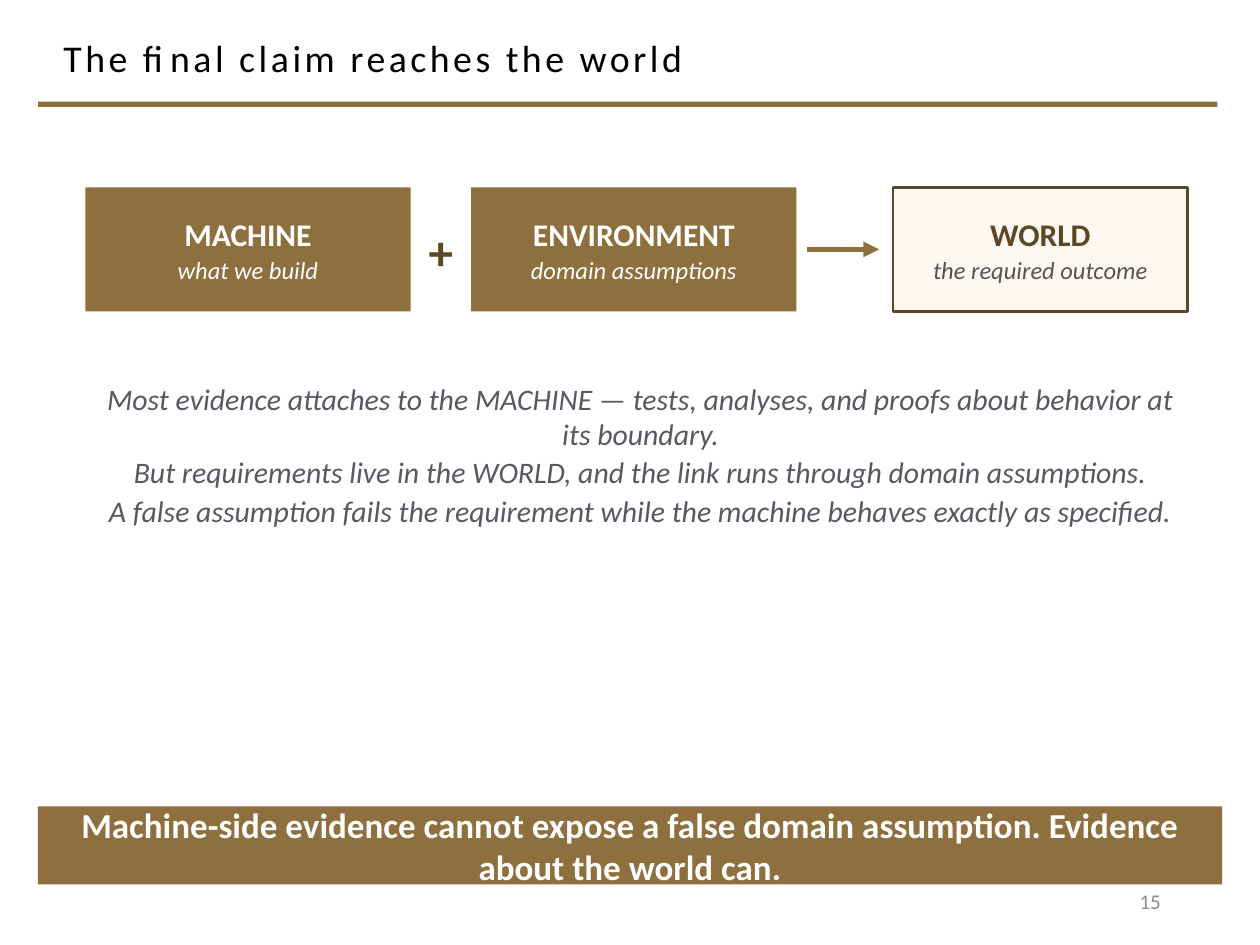
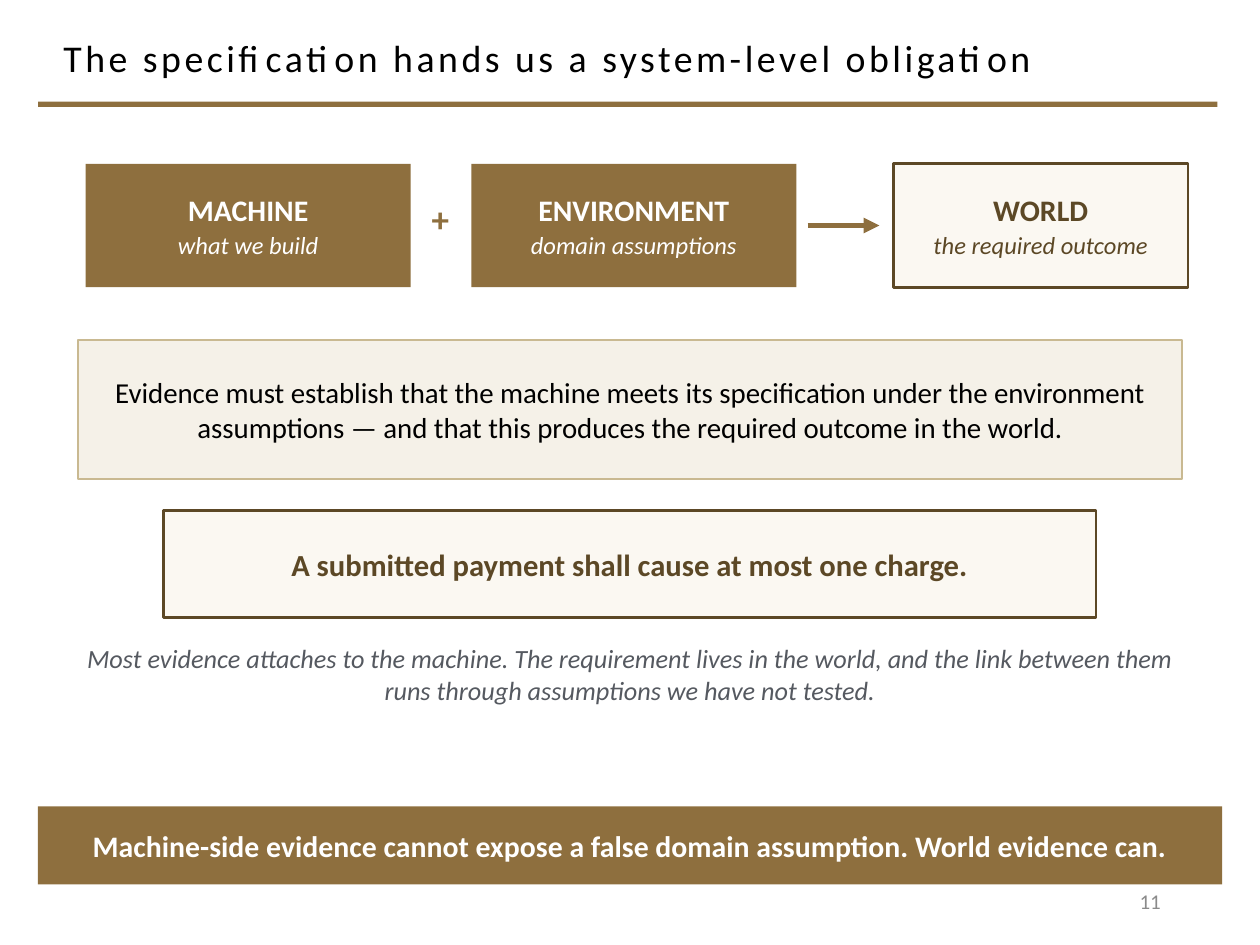
Before and after one commit to davisjam/model-based-agentic-software-engineering, a slide deck: slide 11 of course/lectures/act-1-foundations/08-validation/1-8-Validation.pptx (slide 15 before the commit). Drawn at 1260x945 pixels with LibreOffice and Linux fonts; fonts in the diff are those of the drawing; background and template pictures are left out. Boxes give left, top, right and bottom in pixels: in the first picture for what was removed or moved away, otherwise in the second. Text is boxed around its words. In the diff, an @@ line names an element or a change of style, - is before the commit and + after.

Commit message:
course(validation deck): §1–3 restructure — derive the V from specification, rebuild §3 around four evidence mechanisms

```diff
--- a/course/lectures/act-1-foundations/08-validation/1-8-Validation.pptx
+++ b/course/lectures/act-1-foundations/08-validation/1-8-Validation.pptx
@@ title at (63, 45, 830, 78): text changed @@
-The final claim reaches the world
+The specification hands us a system-level obligation
@@ rectangle "WORLD" at (893, 164, 1188, 287): size 18 to 17 pt in "WORLD"; text colour #57534E to #5C4826 in "the required outcome" @@
@@ text in rectangle at (188, 201, 308, 221): size 18 to 17 pt in "MACHINE" @@
@@ text "+" at (416, 198, 465, 253): size 28 to 20 pt, text colour #5C4826 to #8E6F3E @@
@@ text in rectangle at (538, 201, 729, 221): size 18 to 17 pt in "ENVIRONMENT" @@
@@ 3 rectangles, 1 text, 1 arrow: place and size @@
-3 rectangles, 1 text, 1 arrow at (86, 188, 1188, 311)
+3 rectangles, 1 text, 1 arrow at (86, 164, 1188, 287)
@@ rectangle "Evidence must establish that the ...": place and size @@
-rectangle "Evidence must establish that the ..." at (107, 389, 1172, 527)
+rectangle "Evidence must establish that the ..." at (78, 340, 1182, 479)
@@ rectangle "Evidence must establish that the ..." at (78, 340, 1182, 479): vertical alignment top to middle; fill none to #F5F1E8; outline none to #C9B991 1 pt @@
@@ text in rectangle at (115, 383, 1144, 443): text changed; size 17 to 16.5 pt; text colour #555960 to #000000; italic off @@
-Most evidence attaches to the MACHINE — tests, analyses, and proofs about behavior at its boundary.
-But requirements live in the WORLD, and the link runs through domain assumptions.
-A false assumption fails the requirement while the machine behaves exactly as specified.
+Evidence must establish that the machine meets its specification under the environment assumptions — and that this produces the required outcome in the world.
@@ rectangle added at (164, 510, 1096, 617), fill #FBF8F2, outline #5C4826 1.5 pt, 17.5 pt, text #5C4826, bold @@
+A submitted payment shall cause at most one charge.
@@ text added at (87, 650, 1172, 705), 15 pt, text #555960, italic @@
+Most evidence attaches to the machine. The requirement lives in the world, and the link between them runs through assumptions we have not tested.
@@ text in rectangle at (93, 836, 1166, 862): text changed; size 20 to 17 pt @@
-Machine-side evidence cannot expose a false domain assumption. Evidence about the world can.
+Machine-side evidence cannot expose a false domain assumption. World evidence can.
@@ page number at (1140, 895, 1161, 909): text changed @@
-15
+11
```
Also in this commit, not shown: 14 other slides changed, 13 slides added, 3 slides removed.
